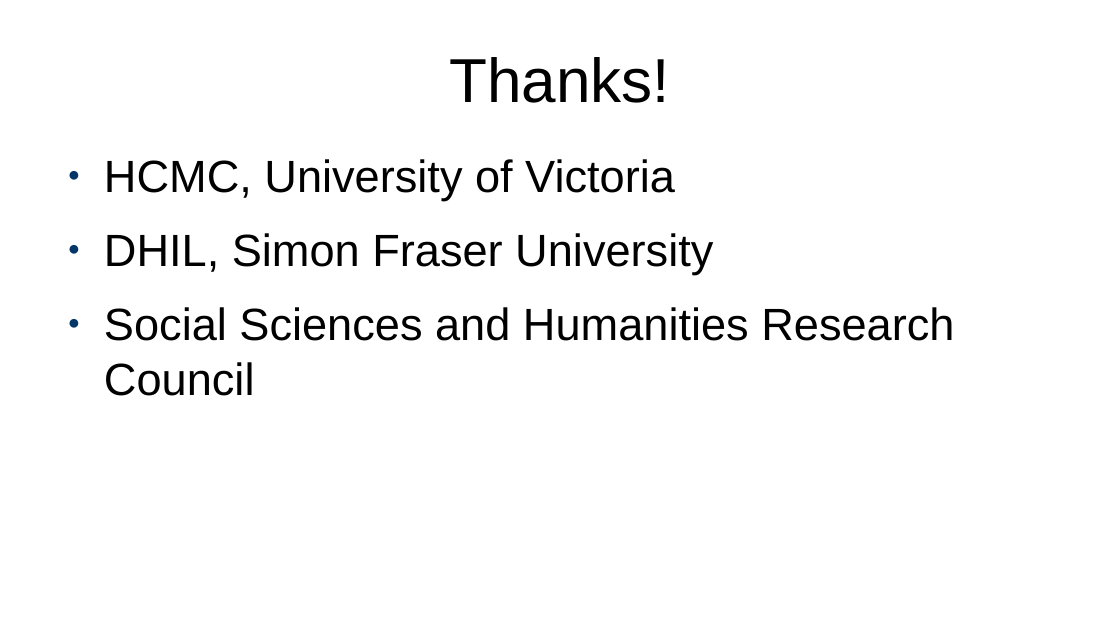
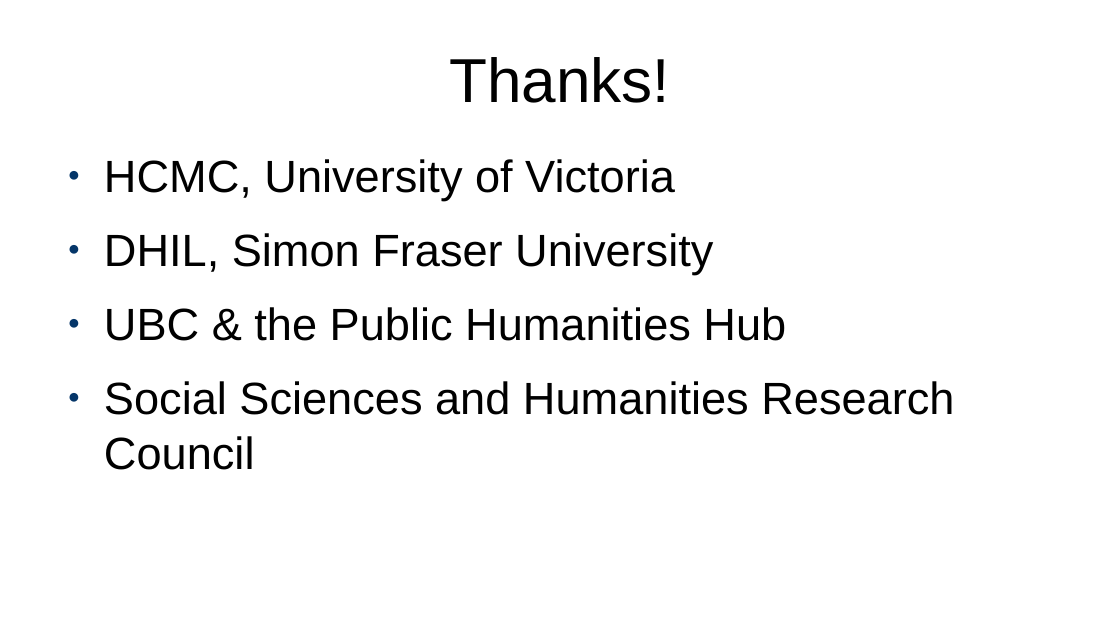
Before and after one commit to projectEndings/Endings, a slide deck: slide 60 of presentations/ubc2020/nineProjects.odp. Drawn at 1120x630 pixels with LibreOffice and Linux fonts; fonts in the diff are those of the drawing. Boxes give left, top, right and bottom in pixels: in the first picture for what was removed or moved away, otherwise in the second. Text is boxed around its words. In the diff, an @@ line names an element or a change of style, - is before the commit and + after.

Commit message:
Tweak to slide.

```diff
--- a/presentations/ubc2020/nineProjects.odp
+++ b/presentations/ubc2020/nineProjects.odp
@@ text at (104,307,786,341): paragraph added @@
+● UBC & the Public Humanities Hub
```
Also in this commit, not shown: 1 other file.
